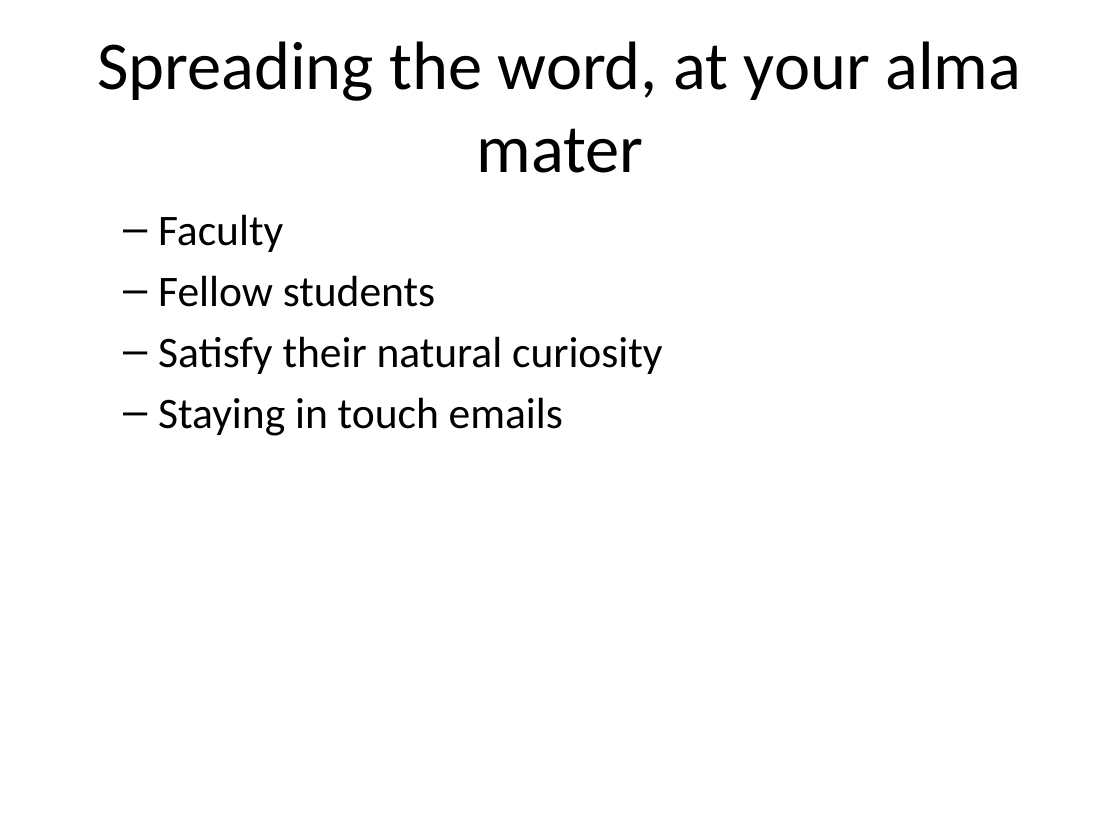
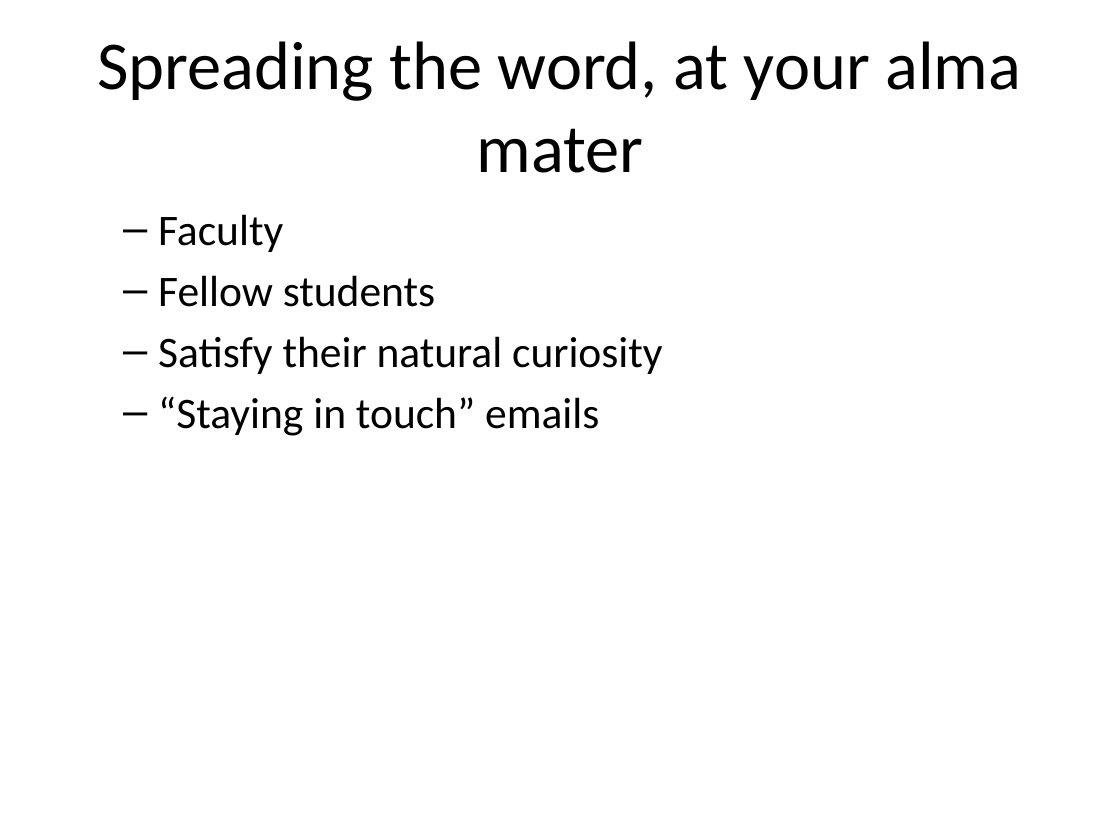
Before and after one commit to pmean/finding-customers, a slide deck: slide 6 of finding-customers.pptx. Drawn at 1120x840 pixels with LibreOffice and Linux fonts; fonts in the diff are those of the drawing. Boxes give left, top, right and bottom in pixels: in the first picture for what was removed or moved away, otherwise in the second. Text is boxed around its words. In the diff, an @@ line names an element or a change of style, - is before the commit and + after.

```diff
--- a/finding-customers.pptx
+++ b/finding-customers.pptx
@@ text at <box>158,396,599,436</box>: text changed @@
-  – Staying in touch emails
+  – “Staying in touch” emails
```
Also in this commit, not shown: 8 other slides changed, 9 slides added, 1 other file.
